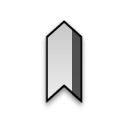
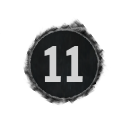
Two versions of the same layered image (w=128, h=128). Layer-by-layer changes:
added layer "BG Box Mask" above "Trails" over [23, 18, 108, 110]
hid group "Trails" (5 layers) over [41, 18, 87, 110]
showed group "Notes" (7 layers) over [23, 18, 108, 108]
renamed "1" to "11", painted on it over [44, 46, 83, 82]
"Layer 2": opacity 70% → 50% over [27, 26, 101, 101]
added layer "BG Box New copy 2" in group "wp number" over [29, 30, 99, 97]
